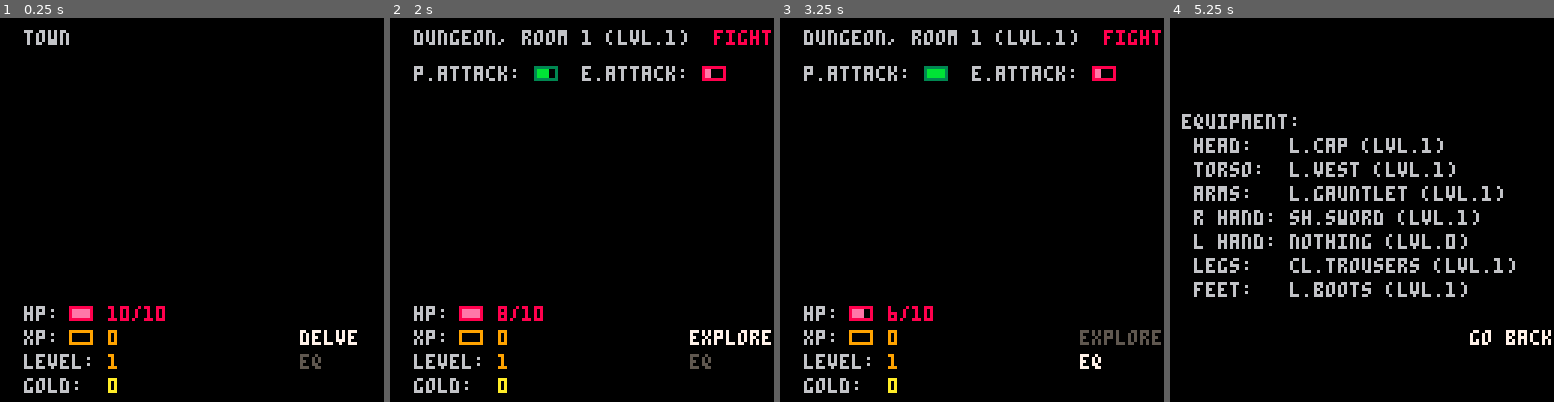
Above: before the commit, frames 1-4 (left to right).
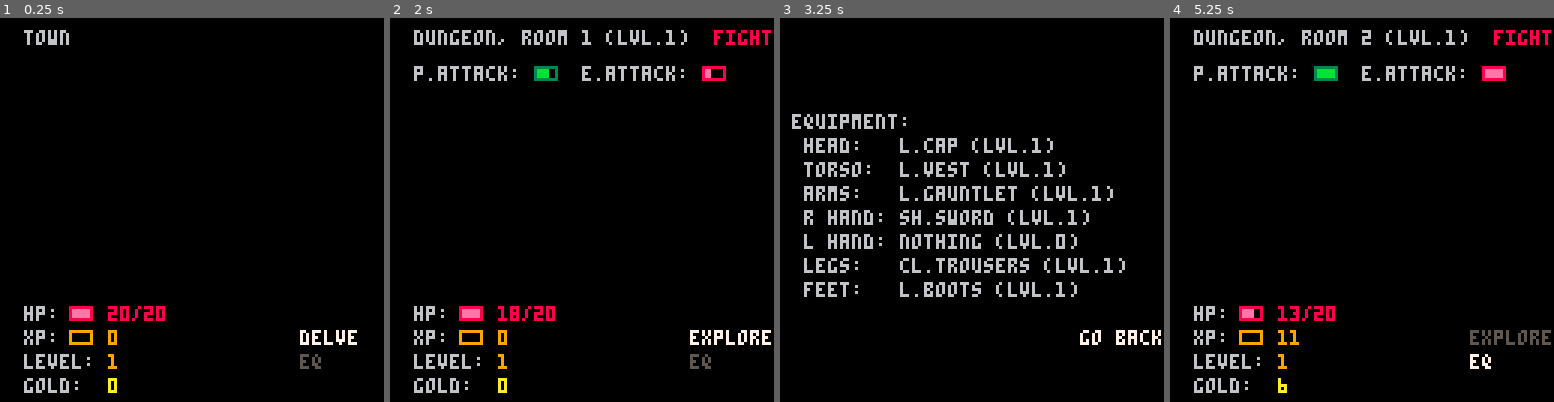
Above: after the commit, the same moments.

Repository: VedVid/IdleRPG
Game: PICO-8 cartridge idlerpg.p8
The game is run twice, just before and just after one commit, with the same random seed, the same clock (stepped at 60 frames per second) and the same inputs.
Inputs:
- Up to frame 1 (0.25 s): no input
- Up to frame 2 (2 s): tap X (X key) at 0.33, 1.07, 1.85 s; tap O (Z key) at 0.7, 1.7 s; hold Right from 1.6 s (still down)
- Up to frame 3 (3.25 s): release Right at 2.1 s; tap O (Z key) at 2.1, 2.5, 2.9 s; hold Up 2.15-2.42 s; hold Right 2.47-3.03 s; tap X (X key) at 2.97 s; hold Left from 3.08 s (still down)
- Up to frame 4 (5.25 s): tap O (Z key) every 0.4 s from 3.3 to 4.9 s; release Left at 3.58 s; hold Down 3.63-3.97 s; hold Right 4.02-4.68 s; tap X (X key) at 4.08, 5.2 s; hold Up 4.73-5.03 s; hold Left from 5.08 s (still down)

The runs differ from the first frame. In frame 1, less than 0.1% of the frame differs, in the area x 28-40%, y 75-79%; in frame 2, 0.3%; in frame 3, 12%; in frame 4, 12%, in the area x 3-100%, y 3-98%.

Commit message:
Enemies are made procedurally and their power is adjusted to the dungeon level. Further rebalance is necessary.

Diff:
--- a/idlerpg.p8
+++ b/idlerpg.p8
@@ -134,8 +134,8 @@
 -->8
 function make_player()
  local player = {}
- player.max_hp = 10
- player.current_hp = 10
+ player.max_hp = 20
+ player.current_hp = 20
  player.damage = 0
  player.attack_speed = 0
  player.defense = 0
@@ -228,15 +228,15 @@
  print("feet:   "..eq.feet.name.." (lvl."..eq.feet.lvl..")", x, y+56, 6)
 end
 
-function make_enemy()
+function make_enemy(lvl)
  local enemy = {}
- enemy.max_hp = 5
- enemy.current_hp = 5
- enemy.damage = 2
- enemy.attack_speed = 5
- enemy.defense = 2
- enemy.xp = 50
- enemy.gold = 25
+ enemy.max_hp = lvl*(flr(rnd(4))+3)
+ enemy.current_hp = enemy.max_hp
+ enemy.damage = lvl*(flr(rnd(3))+2)
+ enemy.attack_speed = lvl*(flr(rnd(3))+3)
+ enemy.defense = lvl*(flr(rnd(3))+2)
+ enemy.xp = lvl*flr((enemy.max_hp/10)+enemy.damage+enemy.attack_speed+enemy.defense)
+ enemy.gold = flr(rnd(enemy.xp)+enemy.xp/2)
  enemy.attack_bar =
   make_progress_bar({5,6,7,8},
                     enemy.attack_speed)
@@ -426,7 +426,7 @@
  local rooms = {}
  for i=1, dungeon.length do
   local room = {}
-  room.enemy = make_enemy()
+  room.enemy = make_enemy(dungeon.level)
   add(rooms, room)
  end
  dungeon.rooms = rooms
